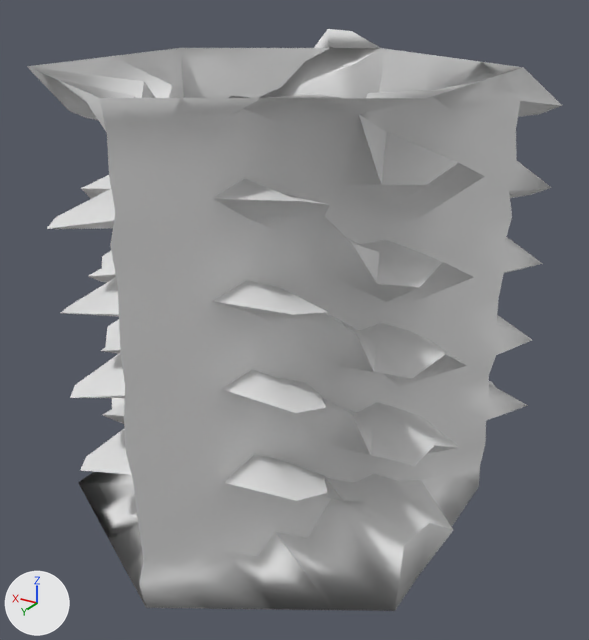
A saved change to the FBX model Assets/Land/Rockwall.fbx.
Camera for both pictures: a 50 mm lens placed at (-1.83, 2.9, 1.36), pointed at (-0.05, -0.08, -0.13). Every picture has the same lights, and +X, +Y and +Z are marked at lower left. Where no turn or scale is listed for an object, it has been applied to the vertices.
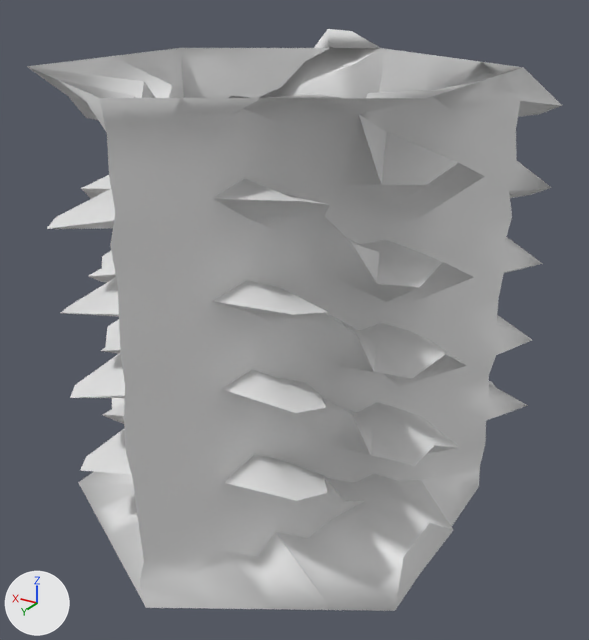
What differs and where, as boxes [x1, y1, x2, y2] in the pictures (589 x 640 px; the box of a moved part takes in the faces that stretch with it):
'Cylinder', reshaped, shading changed: [27, 29, 562, 611] in both
part 1 of me_cylinder_003, moved or reshaped: [307, 495, 430, 610] in both
part 2 of me_cylinder_003, moved or reshaped: [27, 61, 98, 120] in both
part 3 of me_cylinder_003, shading changed: [29, 29, 562, 611] in both

Patch to the scene script:
```diff
--- a/Assets/Land/Rockwall.fbx.py
+++ b/Assets/Land/Rockwall.fbx.py
@@ me_cylinder_003 @@
 me_cylinder_003.from_pydata(...)  # 676 vertices, 1143 faces; spans x -0.97..0.96, y -1.27..1.03, z -1.06..1.07
 # used by ob_cylinder; location = (0.0, 0.0, 0.0)
-me_cylinder_003.vertices[381].co = (-0.82, 0.32, -0.81)  # pixel (404, 544)
-me_cylinder_003.vertices[428].co = (-0.45, 0.26, -0.74)
-me_cylinder_003.vertices[51].co = (0.81, 0.34, 0.81)  # pixel (69, 111)
+# me_cylinder_003 part 1
+me_cylinder_003.vertices[381].co = (-0.82, 0.32, -0.88)  # pixel (403, 557)
+me_cylinder_003.vertices[428].co = (-0.45, 0.26, -0.87)  # pixel (333, 518)
+# me_cylinder_003 part 2
+me_cylinder_003.vertices[51].co = (0.81, 0.34, 0.87)  # pixel (67, 95)
+# me_cylinder_003 part 3: edges marked sharp go from 505 to 504
```
